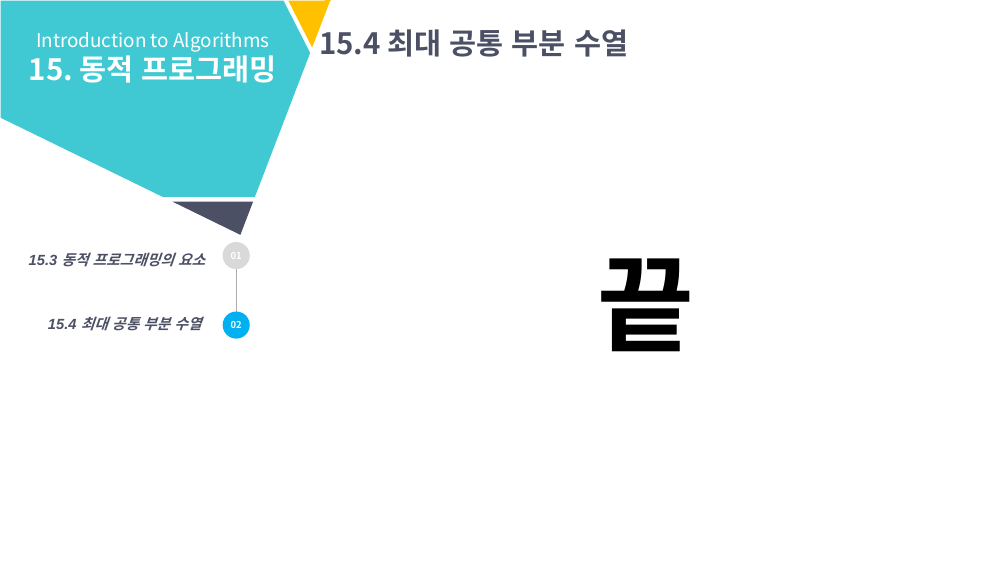
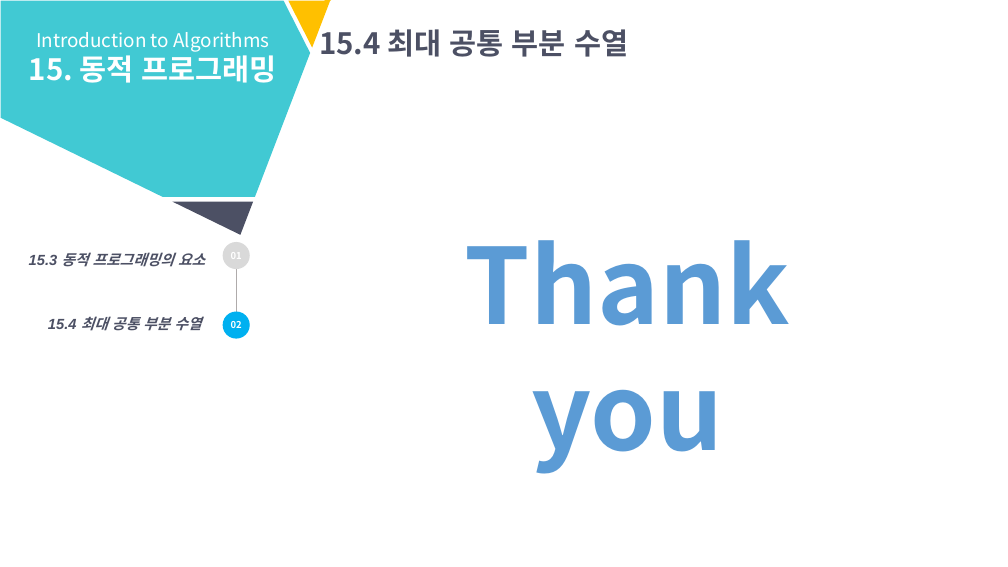
Before and after one commit to YeonWon123/2019_summer_algorithm, a slide deck: slide 39 of Week 6/태원_Week6_정리/15.DP(3~4)_노태원.pptx (slide 35 before the commit). Drawn at 1008x567 pixels with LibreOffice and Linux fonts; fonts in the diff are those of the drawing. Boxes give left, top, right and bottom in pixels: in the first picture for what was removed or moved away, otherwise in the second. Text is boxed around its words. In the diff, an @@ line names an element or a change of style, - is before the commit and + after.

```diff
--- a/Week 6/태원_Week6_정리/15.DP(3~4)_노태원.pptx
+++ b/Week 6/태원_Week6_정리/15.DP(3~4)_노태원.pptx
@@ text at bbox=[465, 240, 791, 474]: text changed; text colour #000000 to #5B9BD5 @@
-끝
+Thank you
```
Also in this commit, not shown: 2 other slides changed, 4 slides added, 2 other files.
